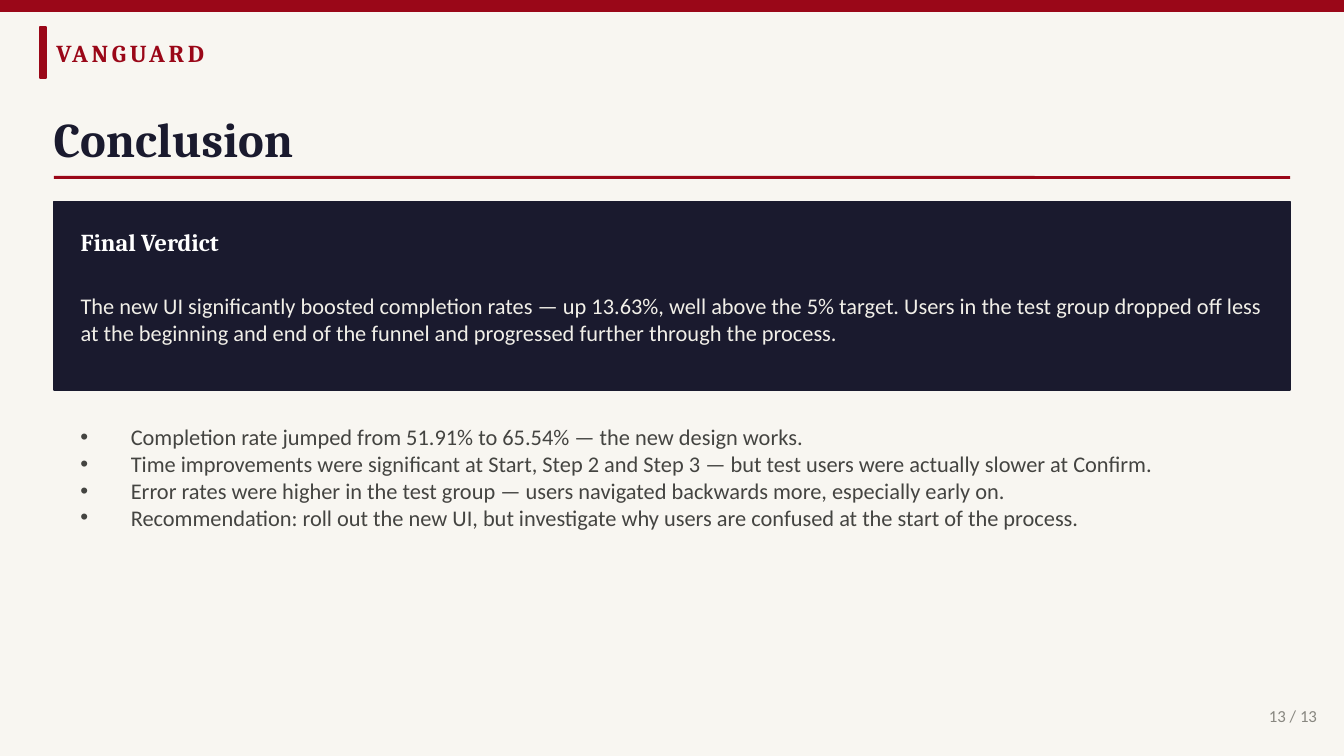
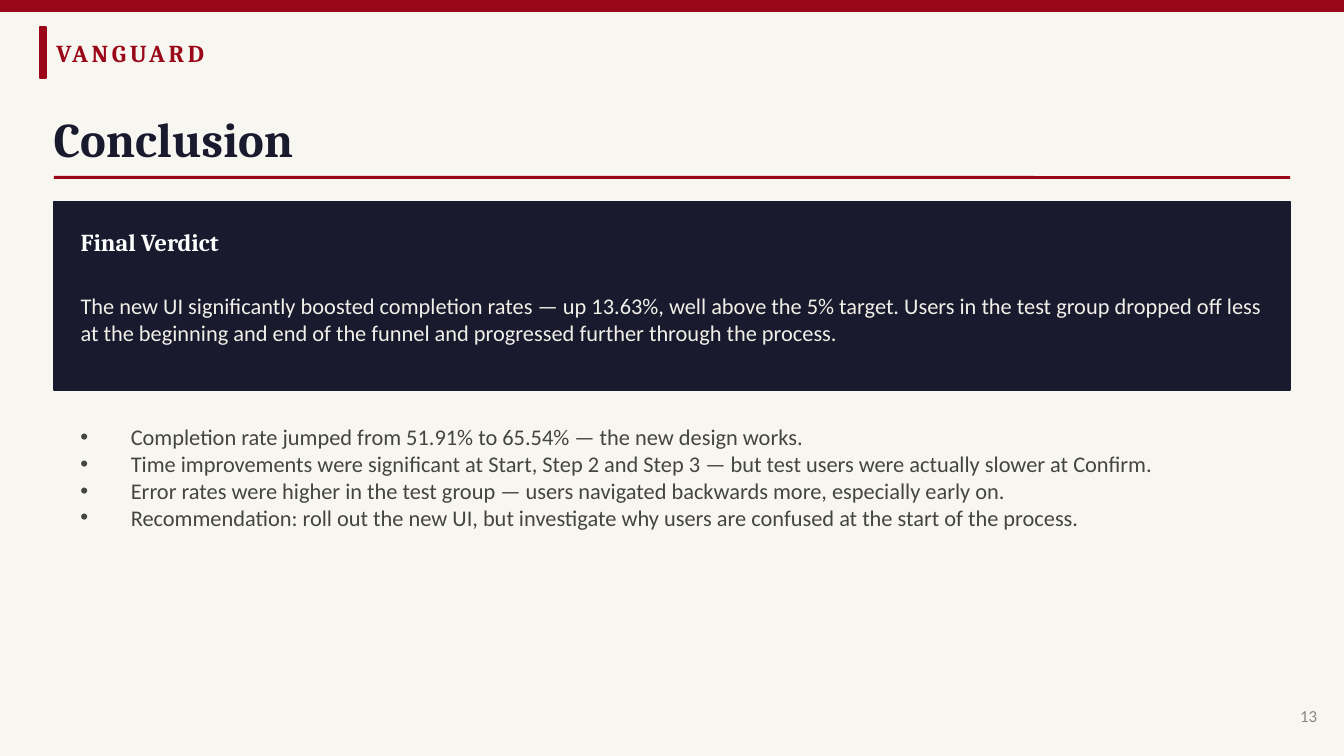
Before and after one commit to craftedbygaby/AB_testing, a slide deck: slide 13 of Vanguard_ABTest_Presentation.pptx. Drawn at 1344x756 pixels with LibreOffice and Linux fonts; fonts in the diff are those of the drawing. Boxes give left, top, right and bottom in pixels: in the first picture for what was removed or moved away, otherwise in the second. Text is boxed around its words. In the diff, an @@ line names an element or a change of style, - is before the commit and + after.

```diff
--- a/Vanguard_ABTest_Presentation.pptx
+++ b/Vanguard_ABTest_Presentation.pptx
@@ text at (1300,711,1317,722): text changed @@
-13 / 13
+13
```
Also in this commit, not shown: 11 other slides changed, 2 other files.
